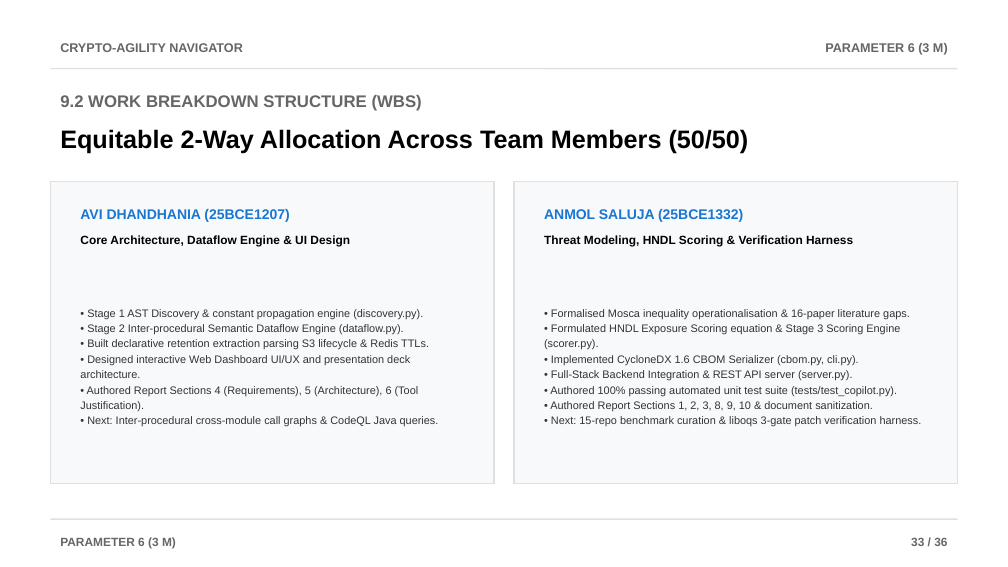
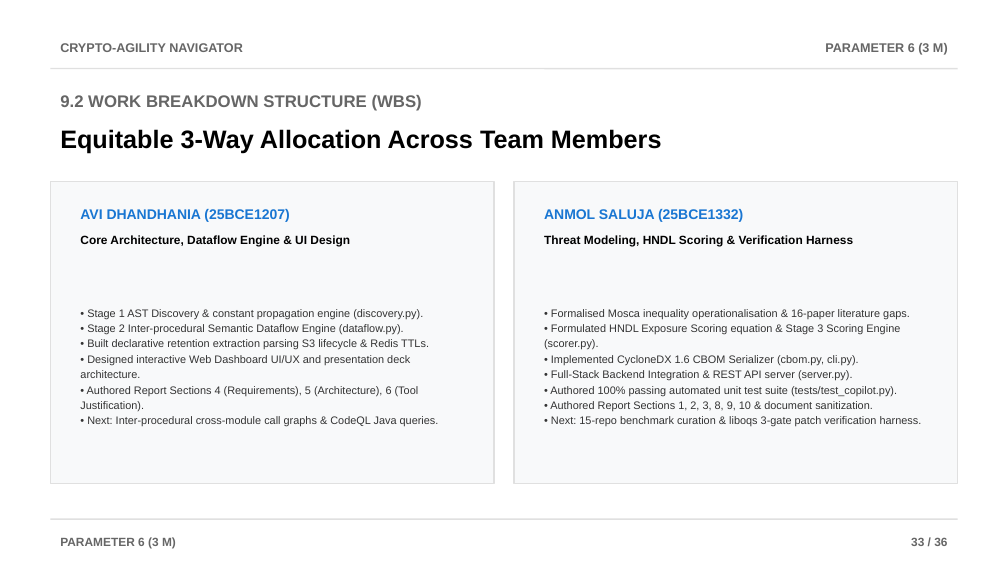
Before and after one commit to AviDhandhania/IDP-Project, a slide deck: slide 34 of Crypto-Agility_Navigator_Review2.pptx. Drawn at 1008x567 pixels with LibreOffice and Linux fonts; fonts in the diff are those of the drawing. Boxes give left, top, right and bottom in pixels: in the first picture for what was removed or moved away, otherwise in the second. Text is boxed around its words. In the diff, an @@ line names an element or a change of style, - is before the commit and + after.

Commit message:
Update team credits: anonymize frontend UI, and add Avika Tyagi to report, WBS, and PPTX

```diff
--- a/Crypto-Agility_Navigator_Review2.pptx
+++ b/Crypto-Agility_Navigator_Review2.pptx
@@ text at (60, 129, 662, 154): text changed @@
-Equitable 2-Way Allocation Across Team Members (50/50)
+Equitable 3-Way Allocation Across Team Members
```
Also in this commit, not shown: 1 other slide changed, 6 other files.
